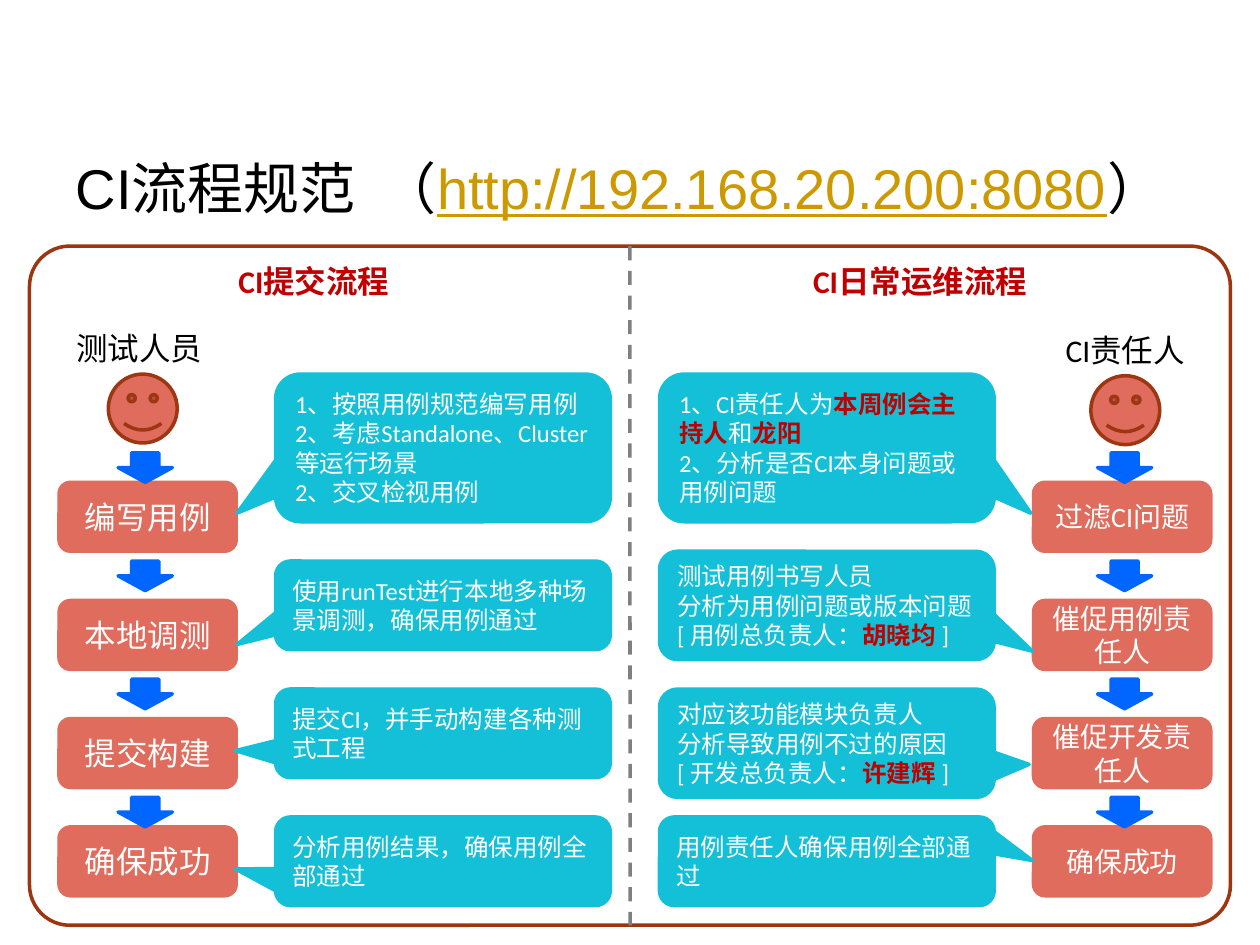
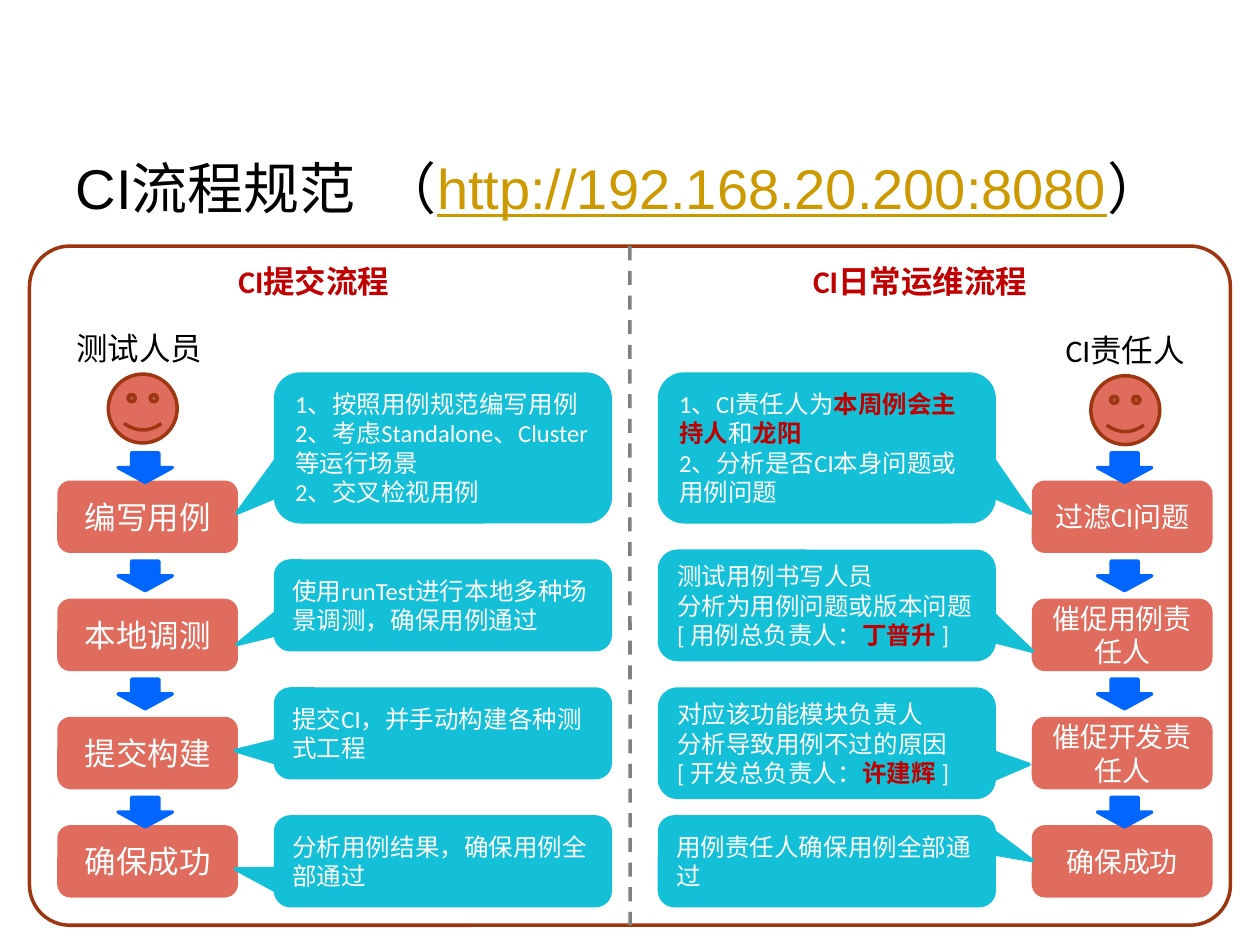
Before and after one commit to Vivian-hihi/SequoiaDB, a slide deck: slide 4 of internal_doc/00.项目管理/02.制度宣传/2014Q3项目制度流程宣传.pptx. Drawn at 1260x945 pixels with LibreOffice and Linux fonts; fonts in the diff are those of the drawing; background and template pictures are left out. Boxes give left, top, right and bottom in pixels: in the first picture for what was removed or moved away, otherwise in the second. Text is boxed around its words. In the diff, an @@ line names an element or a change of style, - is before the commit and + after.

```diff
--- a/internal_doc/00.项目管理/02.制度宣传/2014Q3项目制度流程宣传.pptx
+++ b/internal_doc/00.项目管理/02.制度宣传/2014Q3项目制度流程宣传.pptx
@@ text in rounded speech box at (690,623,936,646): text changed @@
-[ 用例总负责人：胡晓均 ]
+[ 用例总负责人：丁普升 ]
```
